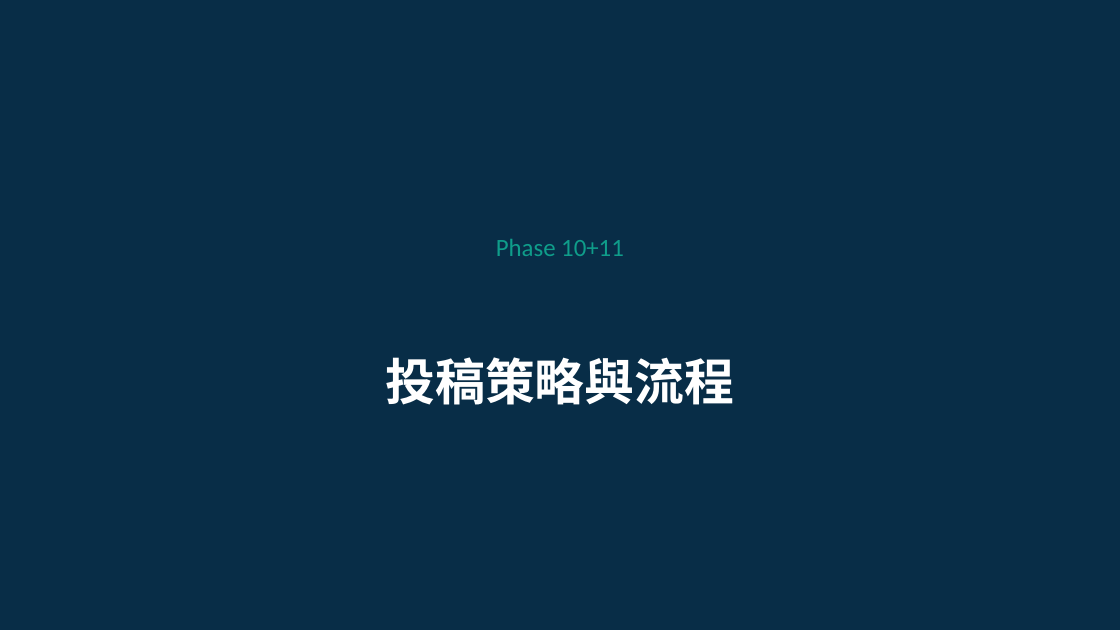
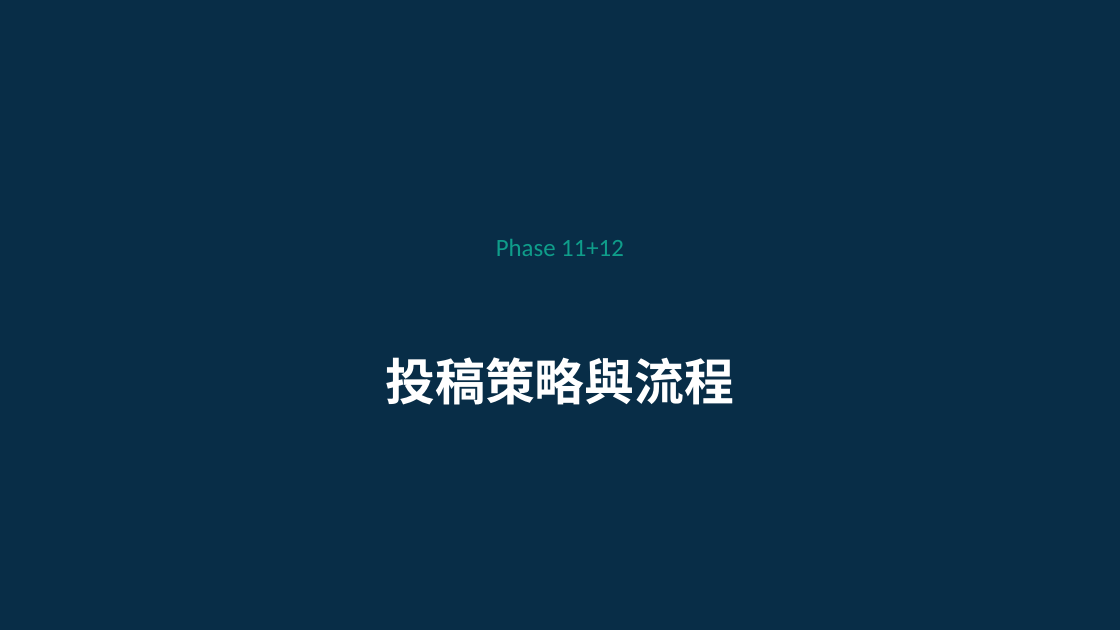
Before and after one commit to ai-cooperation/paperlab, a slide deck: slide 76 of dist/Day2_Full_AI研究進階.pptx (slide 62 before the commit). Drawn at 1120x630 pixels with LibreOffice and Linux fonts; fonts in the diff are those of the drawing. Boxes give left, top, right and bottom in pixels: in the first picture for what was removed or moved away, otherwise in the second. Text is boxed around its words. In the diff, an @@ line names an element or a change of style, - is before the commit and + after.

```diff
--- a/dist/Day2_Full_AI研究進階.pptx
+++ b/dist/Day2_Full_AI研究進階.pptx
@@ text at <box>496,239,624,256</box>: text changed @@
-Phase 10+11
+Phase 11+12
```
Also in this commit, not shown: 55 other slides changed, 14 slides added, 15 other files.
